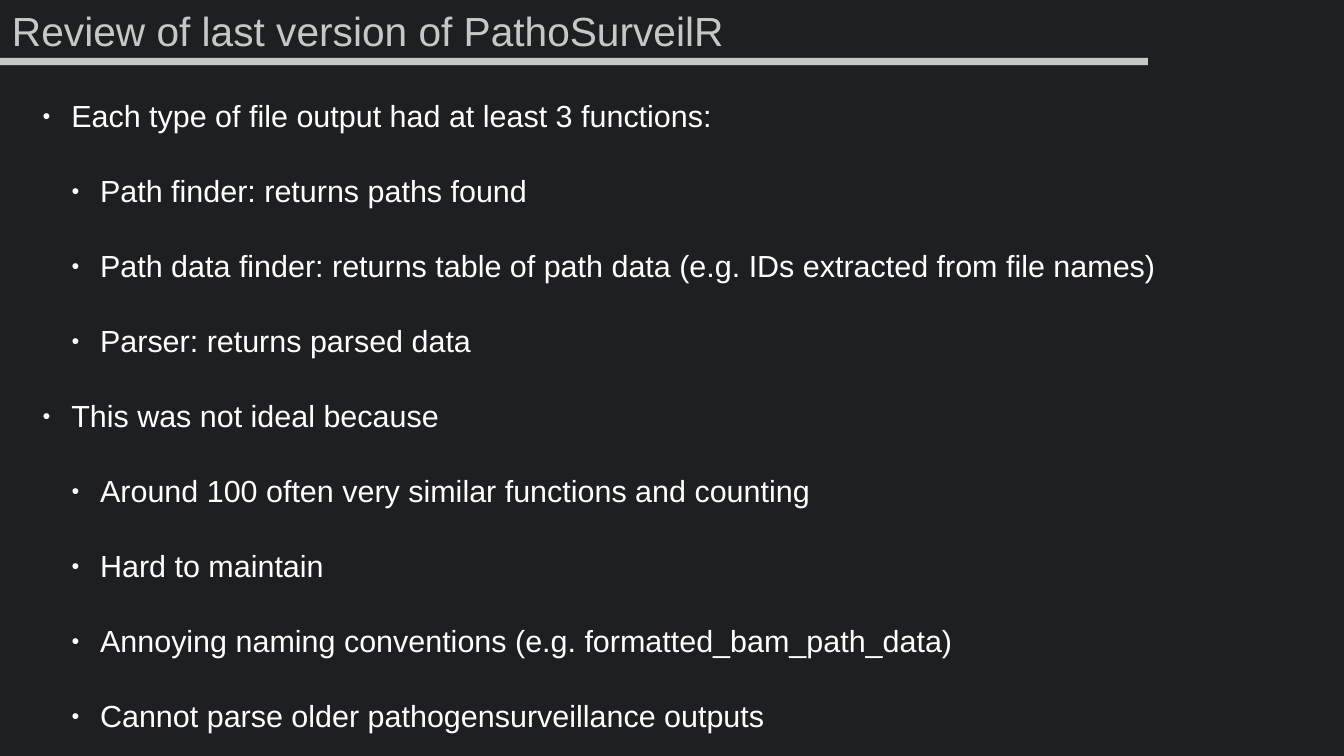
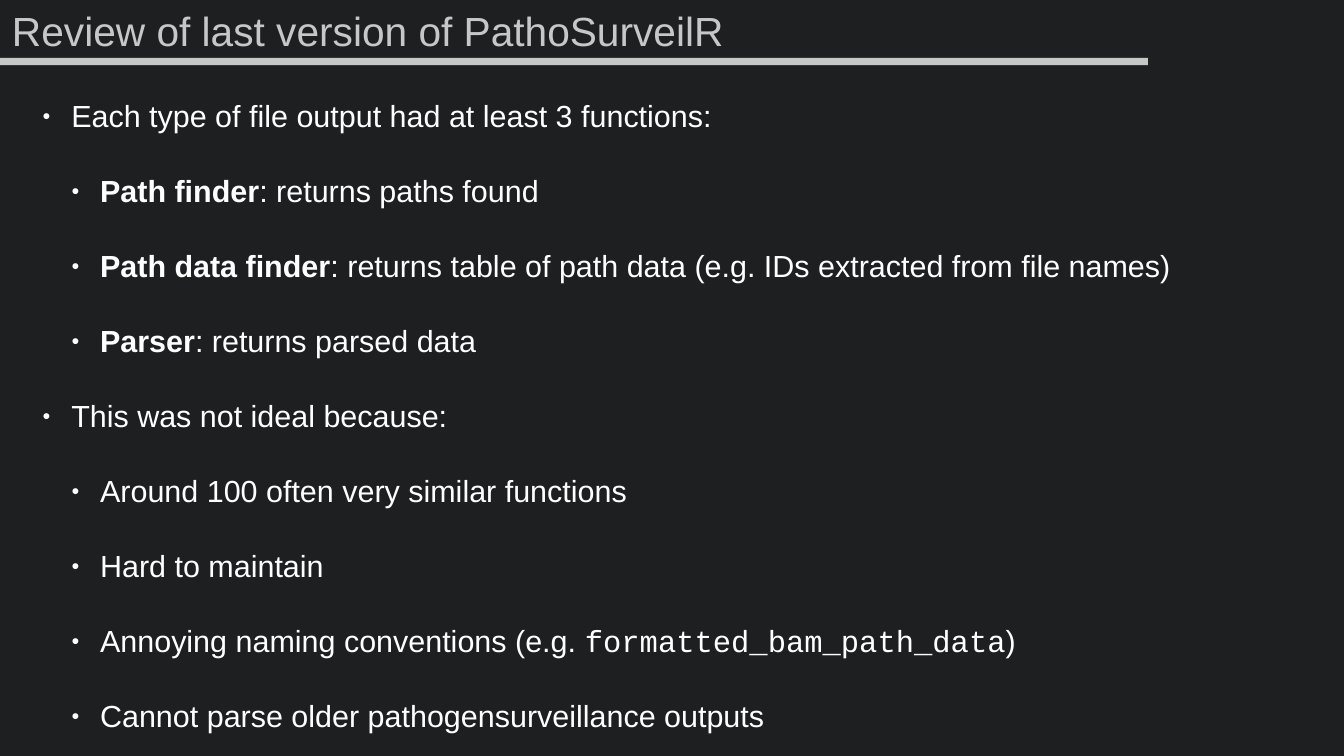
Before and after one commit to grunwaldlab/pathogensurveillance_documentation, a slide deck: slide 7 of publication/presentations/PathoSurveilR_lab_meeting_update.odp. Drawn at 1344x756 pixels with LibreOffice and Linux fonts; fonts in the diff are those of the drawing. Boxes give left, top, right and bottom in pixels: in the first picture for what was removed or moved away, otherwise in the second. Text is boxed around its words. In the diff, an @@ line names an element or a change of style, - is before the commit and + after.

Commit message:
add lab meeting presesntation

```diff
--- a/publication/presentations/PathoSurveilR_lab_meeting_update.odp
+++ b/publication/presentations/PathoSurveilR_lab_meeting_update.odp
@@ text at (100, 180, 1171, 659): bold on in "Path finder:", "Path data finder:", "Parser:"; font Arial to Courier New in "formatted_bam_path_data)" @@
@@ text at (71, 405, 627, 508): text changed @@
-● This was not ideal because
-  ● Around 100 often very similar functions and counting
+● This was not ideal because:
+  ● Around 100 often very similar functions
```
